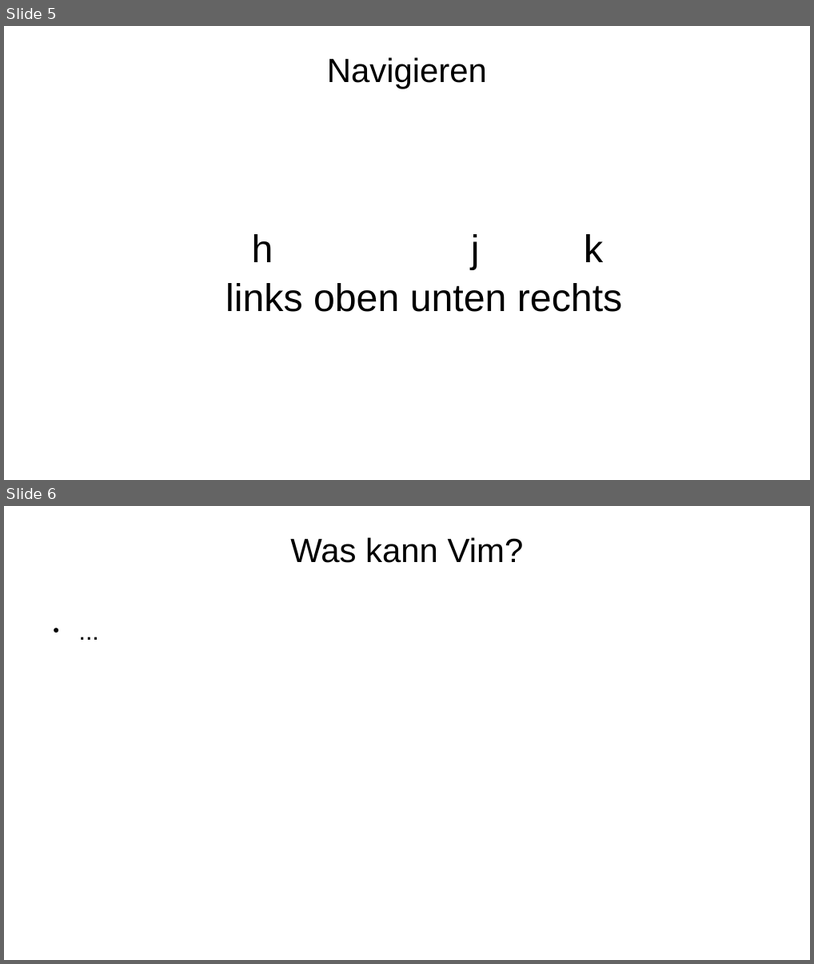
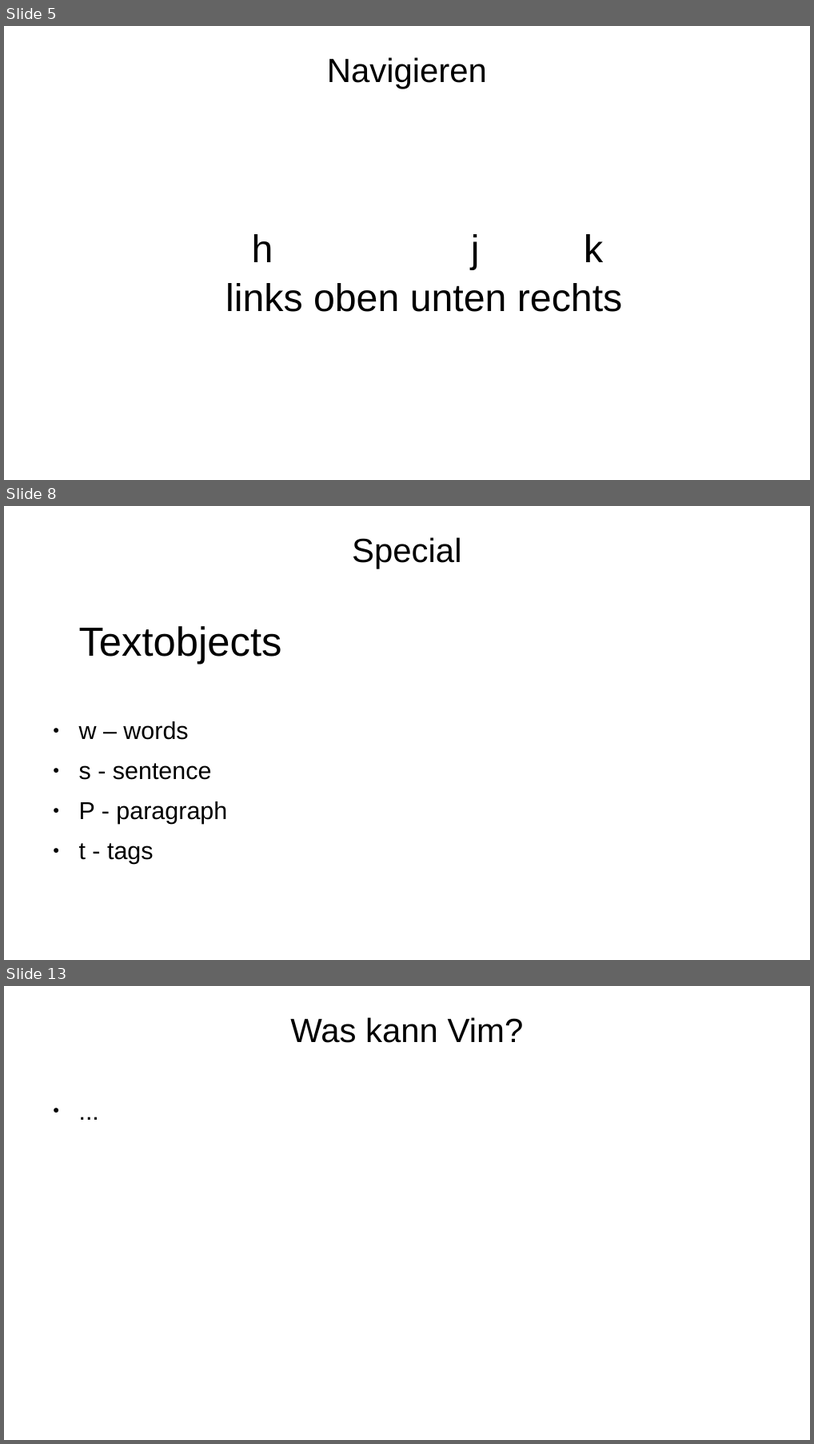
Before and after one commit to mbrinkme/nerditup, a slide deck: vim.odp. Shown one above the other, each under a label of ours: slides 5 and 6 before the commit, slides 5, 8 and 13 after it; the slides between them are not shown. The pictures are 814x964 and 814x1444 pixels, drawn with LibreOffice and Linux fonts; fonts in the diff are those of the drawing; background and template pictures are left out. Boxes give left, top, right and bottom in pixels: in the first picture for what was removed or moved away, otherwise in the second. Text is boxed around its words. In the diff, an @@ line names an element or a change of style, - is before the commit and + after.

```diff
--- a/vim.odp
+++ b/vim.odp
@@ slide 8 added at bbox=[4, 506, 810, 960], background picture (left out) @@
@@ title added at bbox=[352, 537, 462, 569], 33 pt, text #000000 @@
+Special
@@ text added at bbox=[79, 626, 282, 864], 24 pt, text #000000 @@
+Textobjects
+● w – words
+● s - sentence
+● P - paragraph
+● t - tags
@@ what was slide 6 is now slide 13 @@
```
Also in this commit, not shown: 7 other slides added.
